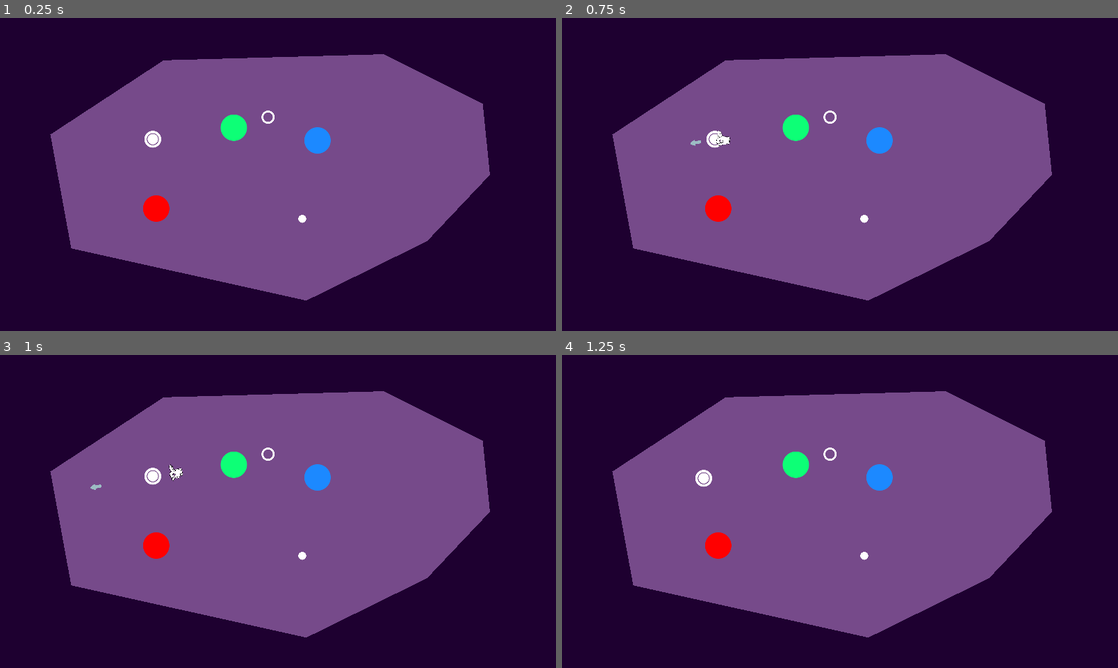
Above: before the commit, frames 1-4 (two rows, left to right).
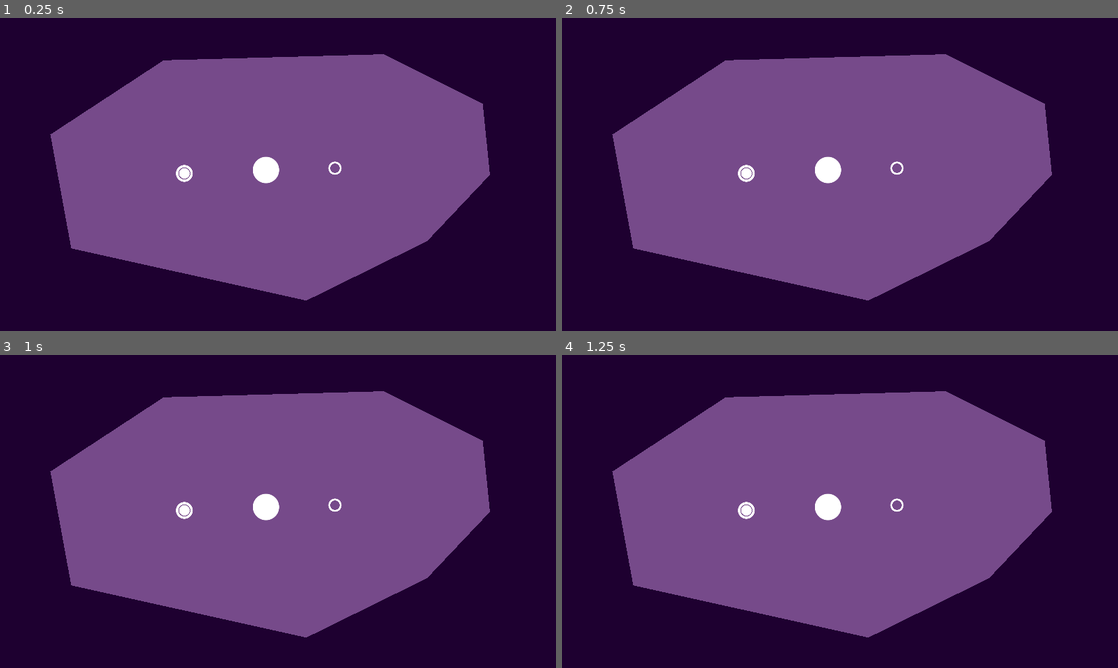
Above: after the commit, the same moments.

Repository: petey3/black-hole-fun
Game: Godot game, scene res://GodPoolGame/Game/Contexts/GameplayContext.tscn
Same seed, same stepped clock (60 frames per second), same inputs: the game is played once before the commit and once after it.
Inputs (mouse positions are in pixels of both pictures, inside the frame that each line leads up to):
- Up to frame 1 (0.25 s): no input
- Up to frame 2 (0.75 s): tap Enter (ui_accept) at 0.5 s; drag from (717, 140) to (828, 118) at 0.52 s
- Up to frame 3 (1 s): no input
- Up to frame 4 (1.25 s): no input

The runs differ from the first frame. In frame 1, 1.6% of the frame differs, in the area x 25-62%, y 29-66%; in frame 2, 1.7%; in frame 3, 1.7%, in the area x 16-62%, y 29-66%; in frame 4, 1.6%.

Commit message:
Set up WIP menu and baby level

Diff:
--- a/GodPoolGame/Game/Contexts/Gameplay-Context/Gameplay-Context-World.gd
+++ b/GodPoolGame/Game/Contexts/Gameplay-Context/Gameplay-Context-World.gd
@@ -1,5 +1,7 @@
 extends Node2D
 class_name Gameplay_Context_World
+
+onready var level_root = $LevelRoot
 
 func _process(delta):
 	if Input.is_key_pressed(KEY_R):
--- a/GodPoolGame/Game/Contexts/Gameplay-Context/Gameplay-Context-World.tscn
+++ b/GodPoolGame/Game/Contexts/Gameplay-Context/Gameplay-Context-World.tscn
@@ -10,8 +10,8 @@
 
 [node name="LevelController" parent="." instance=ExtResource( 1 )]
 
-[node name="Level-Root" type="Node2D" parent="."]
+[node name="UniverseBoundaries" parent="." instance=ExtResource( 2 )]
 
-[node name="UniverseBoundaries" parent="Level-Root" instance=ExtResource( 2 )]
+[node name="LevelRoot" type="Node2D" parent="."]
 
-[node name="Level 1" parent="Level-Root" instance=ExtResource( 3 )]
+[node name="Level 1" parent="LevelRoot" instance=ExtResource( 3 )]
--- a/GodPoolGame/Game/Contexts/Gameplay-Context/UserInterface/GamplayHUD.gd
+++ b/GodPoolGame/Game/Contexts/Gameplay-Context/UserInterface/GamplayHUD.gd
@@ -5,7 +5,7 @@
 
 func _ready():
 	EventServices.dispatch().subscribe(LevelStateChangeEvent.ID, self, "_on_level_state_change")
-	label.visible = false
+	visible = false
 
 
 func _on_level_state_change(event: Event):
@@ -15,7 +15,7 @@
 
 	if level_event.state_id == LossConditionMetState.ID:
 		label.text = "WASTED"
-		label.visible = true
+		visible = true
 	elif level_event.state_id == WinConditionMetState.ID:
 		label.text = "WINNER"
-		label.visible = true
+		visible = true
--- a/GodPoolGame/Game/Contexts/Gameplay-Context/UserInterface/GamplayHUD.tscn
+++ b/GodPoolGame/Game/Contexts/Gameplay-Context/UserInterface/GamplayHUD.tscn
@@ -1,6 +1,15 @@
-[gd_scene load_steps=2 format=2]
+[gd_scene load_steps=5 format=2]
 
 [ext_resource path="res://GodPoolGame/Game/Contexts/Gameplay-Context/UserInterface/GamplayHUD.gd" type="Script" id=1]
+[ext_resource path="res://JamKit/Fonts/Boldstrom-D.otf" type="DynamicFontData" id=2]
+
+[sub_resource type="DynamicFont" id=1]
+size = 100
+font_data = ExtResource( 2 )
+
+[sub_resource type="DynamicFont" id=2]
+size = 50
+font_data = ExtResource( 2 )
 
 [node name="GamplayHUD" type="Control"]
 anchor_right = 1.0
@@ -13,8 +22,29 @@
 anchor_top = 0.5
 anchor_right = 0.5
 anchor_bottom = 0.5
-margin_left = -20.0
-margin_top = -7.0
-margin_right = 33.0
-margin_bottom = 7.0
+margin_left = -226.5
+margin_top = -67.5
+margin_right = 226.5
+margin_bottom = 67.5
+custom_fonts/font = SubResource( 1 )
 text = "WASTED"
+
+[node name="RestartButton" type="Button" parent="."]
+anchor_left = 0.1
+anchor_top = 0.7
+anchor_right = 0.3
+anchor_bottom = 0.9
+margin_top = -20.0
+margin_right = 12.0
+custom_fonts/font = SubResource( 2 )
+text = "RETRY"
+
+[node name="NextButton" type="Button" parent="."]
+anchor_left = 0.7
+anchor_top = 0.7
+anchor_right = 0.9
+anchor_bottom = 0.9
+margin_top = -20.0
+margin_right = 12.0
+custom_fonts/font = SubResource( 2 )
+text = "NEXT"
--- a/GodPoolGame/Game/Contexts/GameplayContext.tscn
+++ b/GodPoolGame/Game/Contexts/GameplayContext.tscn
@@ -14,4 +14,6 @@
 anchor_bottom = 1.0
 mouse_filter = 2
 
-[node name="Gameplay-Context-UI" parent="Gameplay-Context-UI-Root" instance=ExtResource( 2 )]
+[node name="CanvasLayer" type="CanvasLayer" parent="Gameplay-Context-UI-Root"]
+
+[node name="Gameplay-Context-UI" parent="Gameplay-Context-UI-Root/CanvasLayer" instance=ExtResource( 2 )]
--- a/GodPoolGame/Game/Levels/Level 1.tscn
+++ b/GodPoolGame/Game/Levels/Level 1.tscn
@@ -1,46 +1,45 @@
-[gd_scene load_steps=6 format=2]
+[gd_scene load_steps=9 format=2]
 
 [ext_resource path="res://GodPoolGame/Game/Entities/WhiteHole.tscn" type="PackedScene" id=1]
-[ext_resource path="res://GodPoolGame/TestSubjects/BlackHole.tscn" type="PackedScene" id=2]
+[ext_resource path="res://WhiteHole.gd" type="Script" id=2]
 [ext_resource path="res://GodPoolGame/Game/Entities/CelestialCueBall.tscn" type="PackedScene" id=3]
 [ext_resource path="res://GodPoolGame/Game/Entities/Planet.tscn" type="PackedScene" id=4]
-[ext_resource path="res://GodPoolGame/Game/Levels/BaseLevel.gd" type="Script" id=5]
+[ext_resource path="res://GodPoolGame/Game/Entities/Planet.gd" type="Script" id=5]
+[ext_resource path="res://GodPoolGame/Game/Entities/CelestialCueBall.gd" type="Script" id=6]
+
+[sub_resource type="PhysicsMaterial" id=2]
+friction = 0.3
+bounce = 0.69
+
+[sub_resource type="PhysicsMaterial" id=1]
+friction = 0.3
+bounce = 0.69
 
 [node name="Level 1" type="Node2D"]
+
+[node name="WhiteHole" type="Node2D" parent="." instance=ExtResource( 1 )]
+position = Vector2( 1157, 518 )
+script = ExtResource( 2 )
+
+[node name="Planet" type="RigidBody2D" parent="." instance=ExtResource( 4 )]
+position = Vector2( 919, 524 )
+mass = 5.10204
+physics_material_override = SubResource( 2 )
+gravity_scale = 0.0
+continuous_cd = 2
+contacts_reported = 5
+contact_monitor = true
+linear_damp = 0.4
 script = ExtResource( 5 )
 
-[node name="Entities" type="Node2D" parent="."]
-
-[node name="Red Planet" parent="Entities" instance=ExtResource( 4 )]
-modulate = Color( 1, 0, 0, 1 )
-position = Vector2( 540, 657 )
-
-[node name="Green Planet" parent="Entities" instance=ExtResource( 4 )]
-modulate = Color( 0.054902, 1, 0.466667, 1 )
-position = Vector2( 808, 378 )
-__meta__ = {
-"_edit_group_": true
-}
-population = 100
-
-[node name="Blue Planet" parent="Entities" instance=ExtResource( 4 )]
-modulate = Color( 0.113725, 0.541176, 1, 1 )
-position = Vector2( 1097, 422 )
-__meta__ = {
-"_edit_group_": true
-}
-
-[node name="CelestialCueBall" parent="Entities" instance=ExtResource( 3 )]
-position = Vector2( 528, 418 )
-__meta__ = {
-"_edit_group_": true
-}
-
-[node name="BlackHole" parent="Entities" instance=ExtResource( 2 )]
-position = Vector2( 1044, 693 )
-
-[node name="WhiteHole" parent="Entities" instance=ExtResource( 1 )]
-position = Vector2( 926, 342 )
-__meta__ = {
-"_edit_group_": true
-}
+[node name="CelestialCueBall" type="RigidBody2D" parent="." instance=ExtResource( 3 )]
+position = Vector2( 637, 536 )
+input_pickable = true
+mass = 5.10204
+physics_material_override = SubResource( 1 )
+gravity_scale = 0.0
+continuous_cd = 2
+contacts_reported = 5
+contact_monitor = true
+linear_damp = 0.4
+script = ExtResource( 6 )
--- /dev/null
+++ b/GodPoolGame/Game/Levels/Test Level.tscn
@@ -0,0 +1,46 @@
+[gd_scene load_steps=6 format=2]
+
+[ext_resource path="res://GodPoolGame/Game/Entities/WhiteHole.tscn" type="PackedScene" id=1]
+[ext_resource path="res://GodPoolGame/TestSubjects/BlackHole.tscn" type="PackedScene" id=2]
+[ext_resource path="res://GodPoolGame/Game/Entities/Planet.tscn" type="PackedScene" id=3]
+[ext_resource path="res://GodPoolGame/Game/Levels/BaseLevel.gd" type="Script" id=4]
+[ext_resource path="res://GodPoolGame/Game/Entities/CelestialCueBall.tscn" type="PackedScene" id=5]
+
+[node name="Level 1" type="Node2D"]
+script = ExtResource( 4 )
+
+[node name="Entities" type="Node2D" parent="."]
+
+[node name="Red Planet" parent="Entities" instance=ExtResource( 3 )]
+modulate = Color( 1, 0, 0, 1 )
+position = Vector2( 540, 657 )
+
+[node name="Green Planet" parent="Entities" instance=ExtResource( 3 )]
+modulate = Color( 0.054902, 1, 0.466667, 1 )
+position = Vector2( 808, 378 )
+__meta__ = {
+"_edit_group_": true
+}
+population = 100
+
+[node name="Blue Planet" parent="Entities" instance=ExtResource( 3 )]
+modulate = Color( 0.113725, 0.541176, 1, 1 )
+position = Vector2( 1097, 422 )
+__meta__ = {
+"_edit_group_": true
+}
+
+[node name="CelestialCueBall" parent="Entities" instance=ExtResource( 5 )]
+position = Vector2( 528, 418 )
+__meta__ = {
+"_edit_group_": true
+}
+
+[node name="BlackHole" parent="Entities" instance=ExtResource( 2 )]
+position = Vector2( 1044, 693 )
+
+[node name="WhiteHole" parent="Entities" instance=ExtResource( 1 )]
+position = Vector2( 926, 342 )
+__meta__ = {
+"_edit_group_": true
+}
